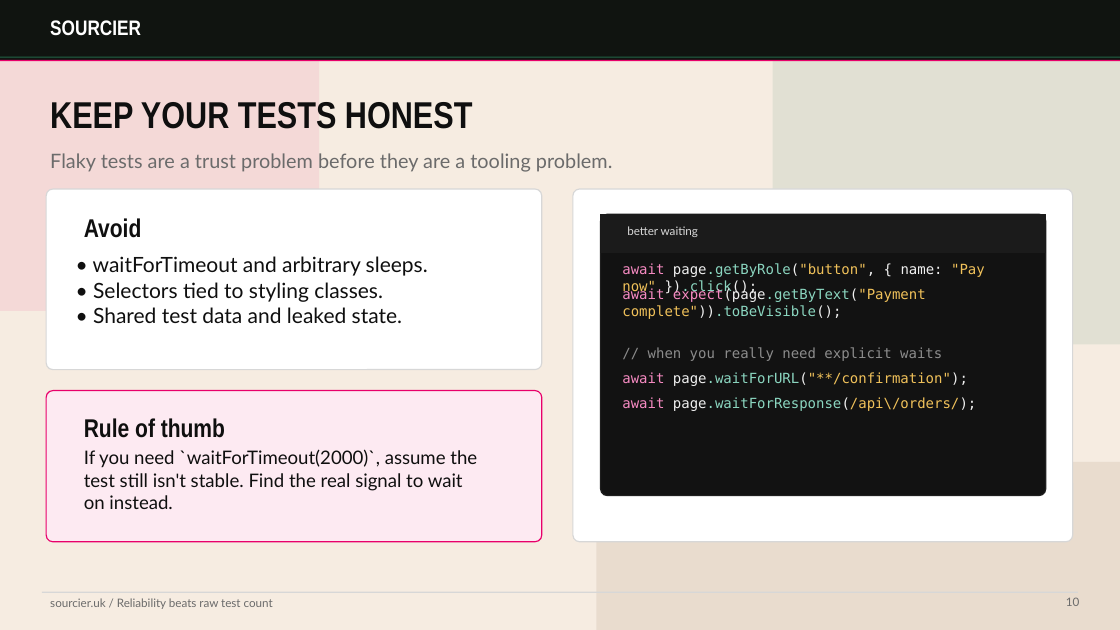
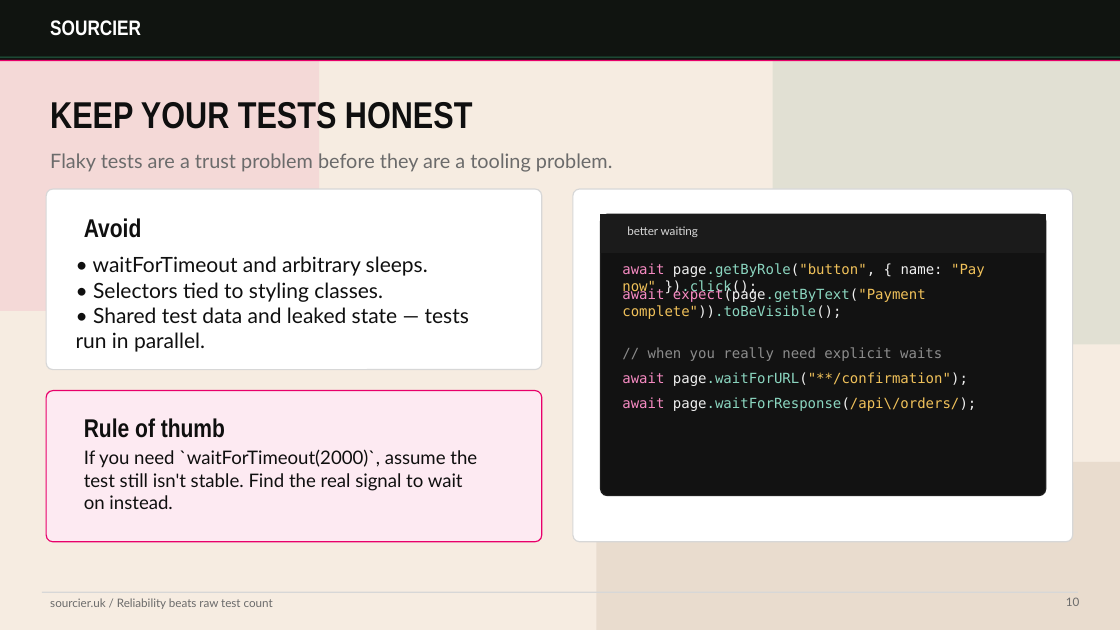
Before and after one commit to sourcier/web-sourcier.uk, a slide deck: slide 10 of public/talks/playwright-e2e-testing-talk.pptx. Drawn at 1120x630 pixels with LibreOffice and Linux fonts; fonts in the diff are those of the drawing. Boxes give left, top, right and bottom in pixels: in the first picture for what was removed or moved away, otherwise in the second. Text is boxed around its words. In the diff, an @@ line names an element or a change of style, - is before the commit and + after.

```diff
--- a/public/talks/playwright-e2e-testing-talk.pptx
+++ b/public/talks/playwright-e2e-testing-talk.pptx
@@ text at <box>93,307,469,352</box>: text changed @@
-• Shared test data and leaked state.
+• Shared test data and leaked state — tests run in parallel.
```
Also in this commit, not shown: 6 other slides changed, 2 slides added, 1 other file.
